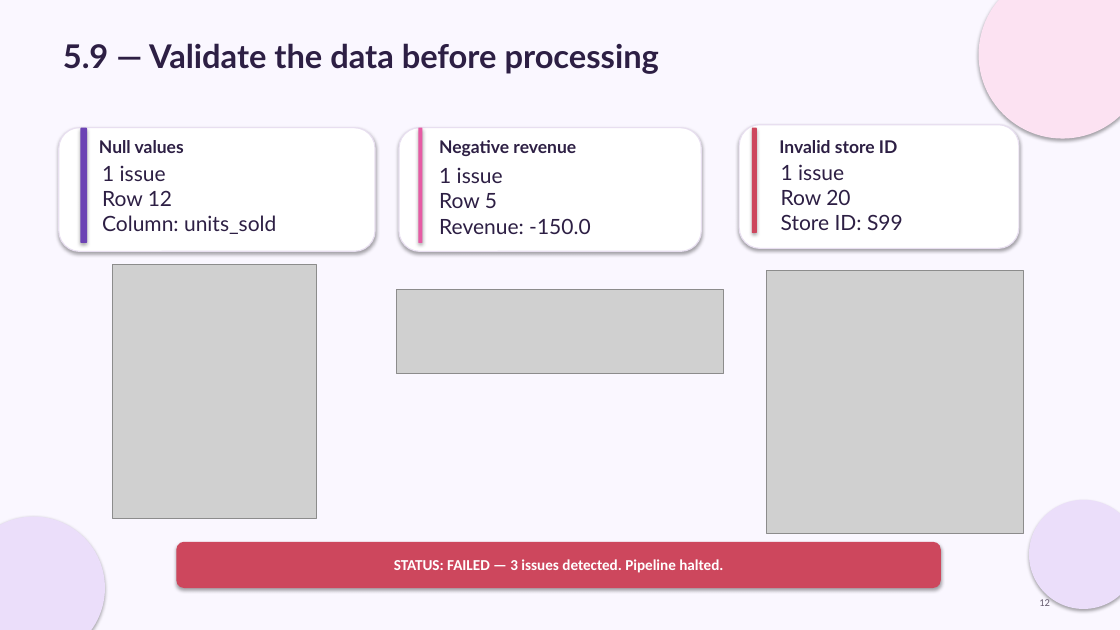
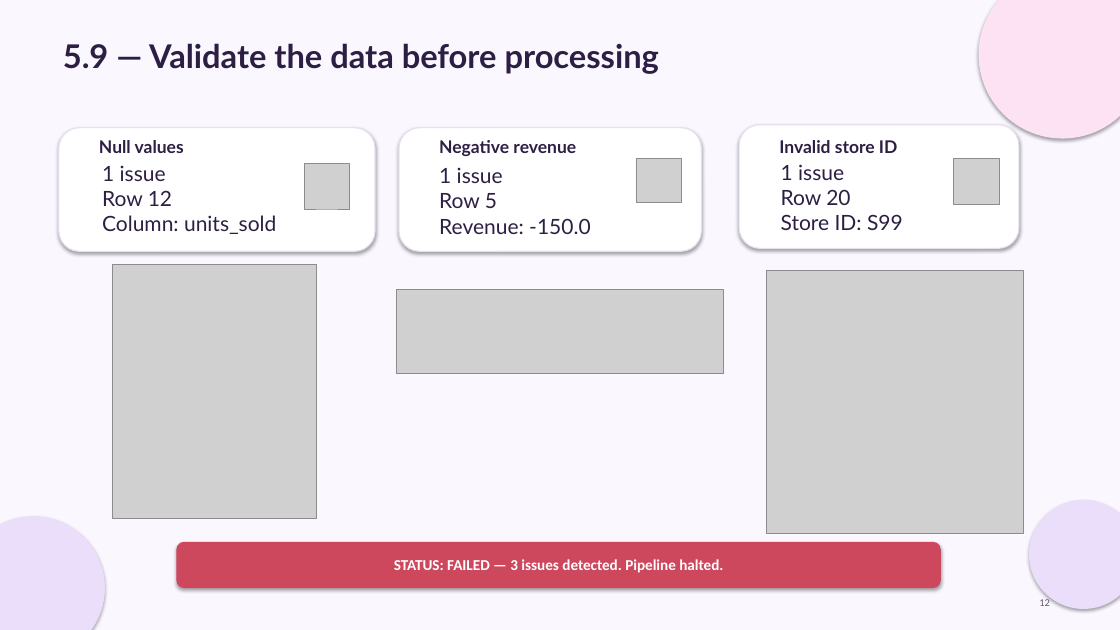
Before and after one commit to Vigneshbabu4/EDA_Calibo, a slide deck: slide 19 of Vigneshbabu_Retail_Sales_Pulse.pptx. Drawn at 1120x630 pixels with LibreOffice and Linux fonts; fonts in the diff are those of the drawing; grey boxes stand for pictures. Boxes give left, top, right and bottom in pixels: in the first picture for what was removed or moved away, otherwise in the second. Text is boxed around its words. In the diff, an @@ line names an element or a change of style, - is before the commit and + after.

```diff
--- a/Vigneshbabu_Retail_Sales_Pulse.pptx
+++ b/Vigneshbabu_Retail_Sales_Pulse.pptx
@@ rounded rectangle removed at <box>81,128,87,243</box> @@
@@ rounded rectangle removed at <box>418,128,423,243</box> @@
@@ rounded rectangle removed at <box>752,128,757,233</box> @@
@@ picture added at <box>305,164,350,209</box> @@
@@ picture added at <box>637,159,681,203</box> @@
@@ picture added at <box>954,159,1000,205</box> @@
```
Also in this commit, not shown: 16 other slides changed, 1 slide added.
